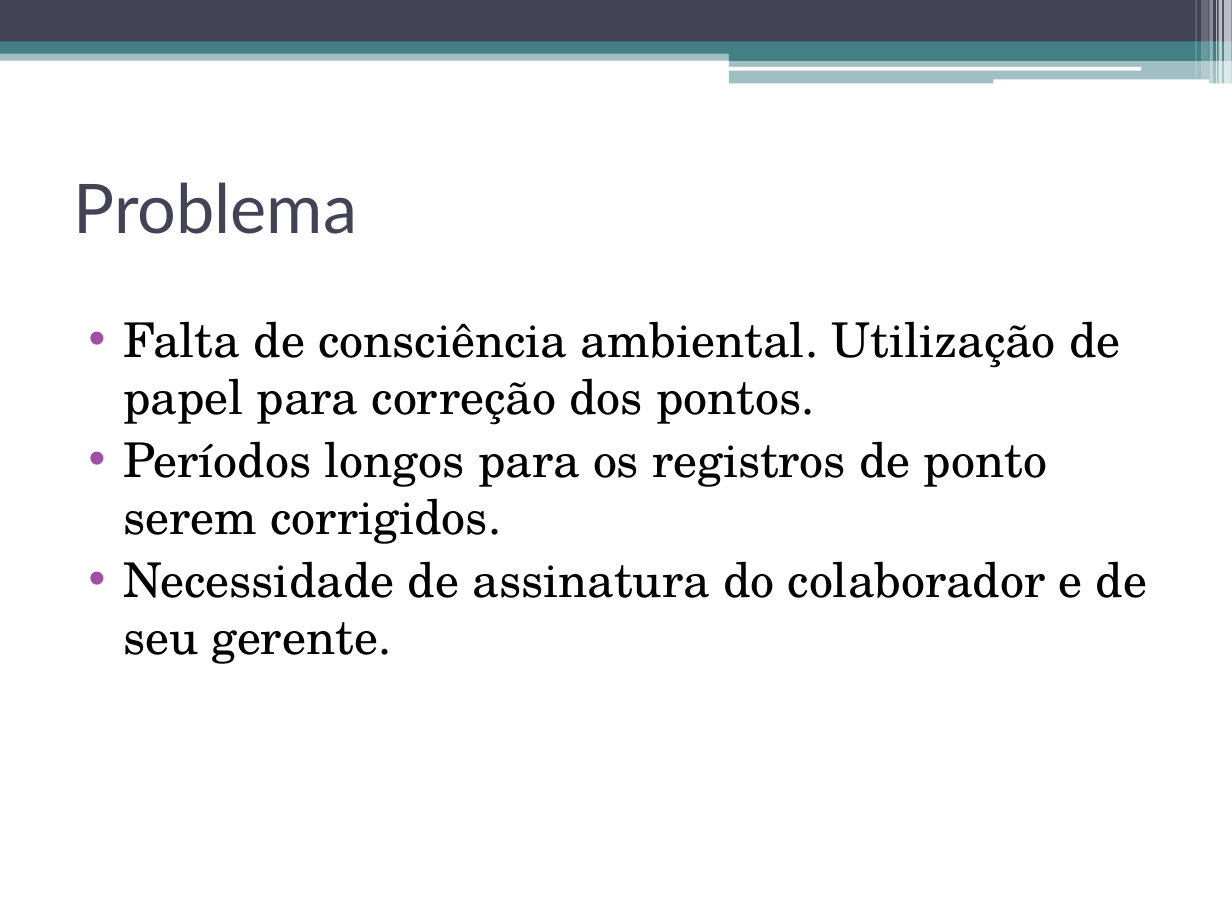
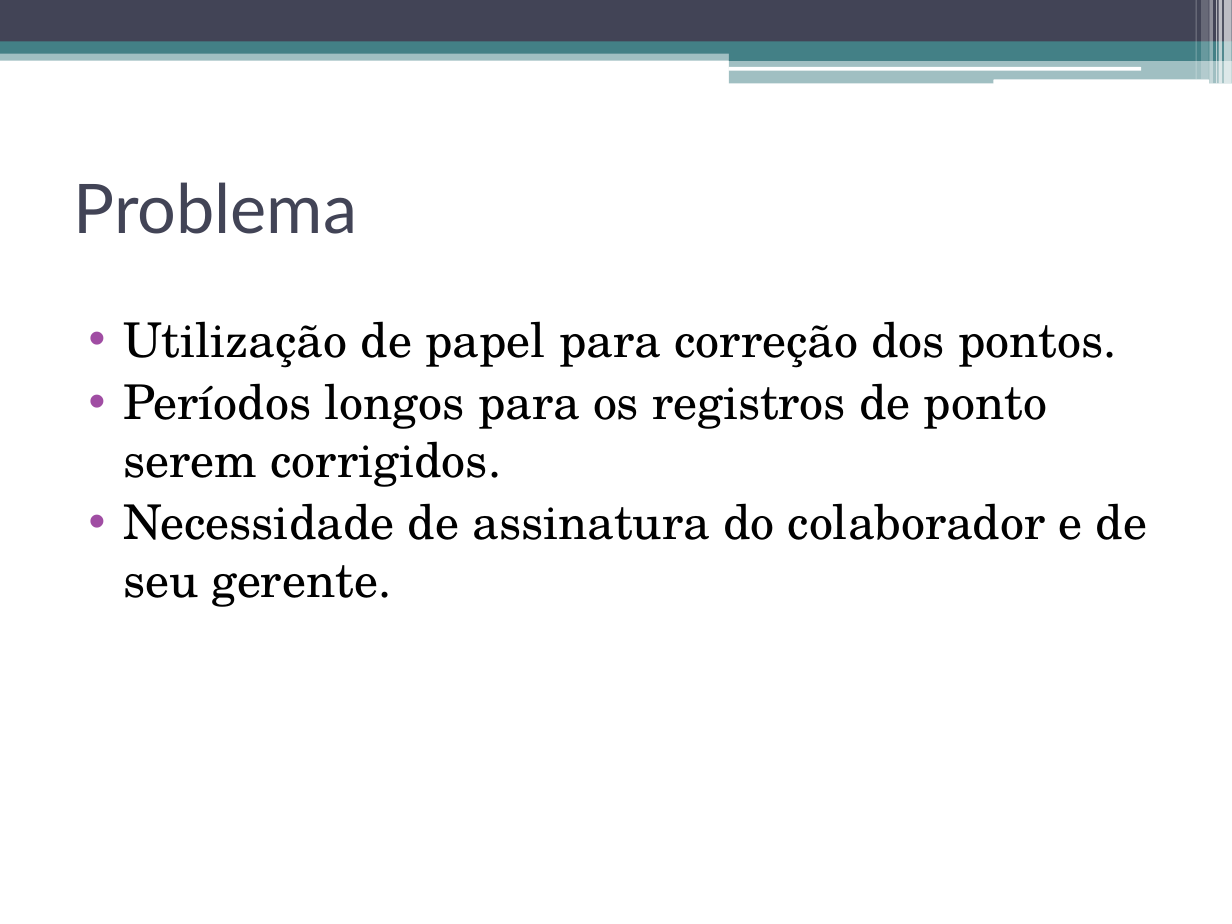
Before and after one commit to thiagofc/RubyOnRails, a slide deck: slide 3 of hours_colaborator/Hours Collaborator.pptx. Drawn at 1232x924 pixels with LibreOffice and Linux fonts; fonts in the diff are those of the drawing. Boxes give left, top, right and bottom in pixels: in the first picture for what was removed or moved away, otherwise in the second. Text is boxed around its words. In the diff, an @@ line names an element or a change of style, - is before the commit and + after.

Commit message:
slides

```diff
--- a/hours_colaborator/Hours Collaborator.pptx
+++ b/hours_colaborator/Hours Collaborator.pptx
@@ text at bbox=[123, 321, 1117, 368]: text changed @@
-• Falta de consciência ambiental. Utilização de papel para correção dos pontos.
+• Utilização de papel para correção dos pontos.
```
Also in this commit, not shown: 3 slides added.
